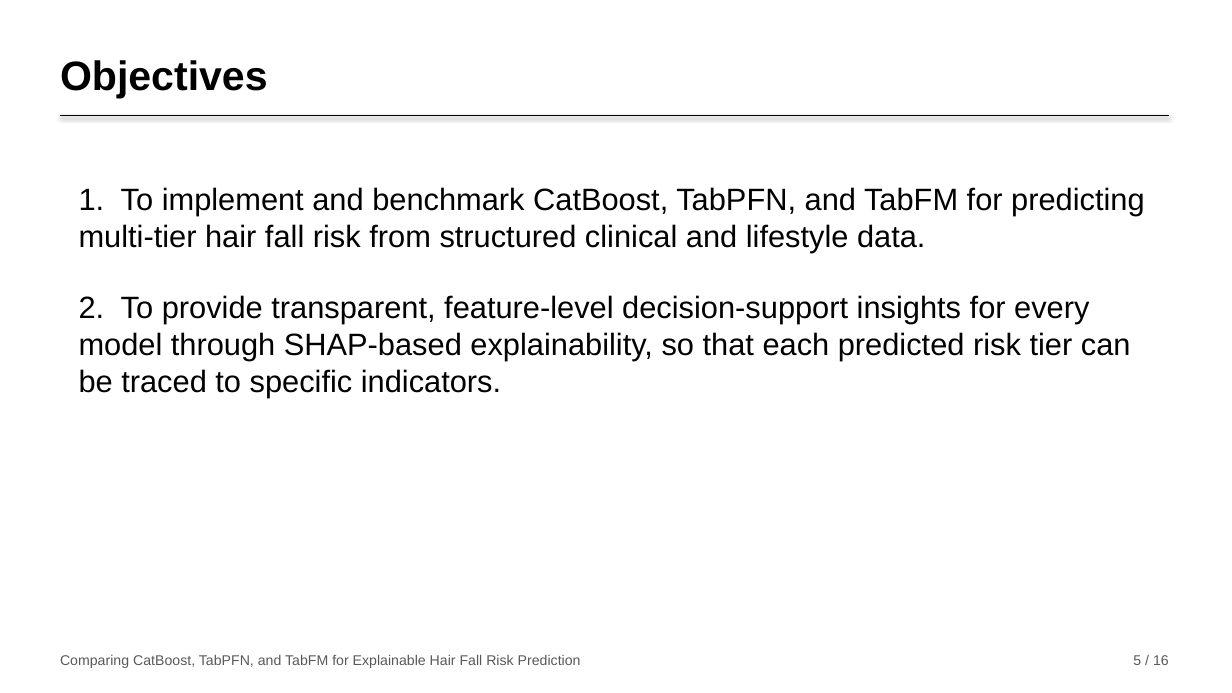
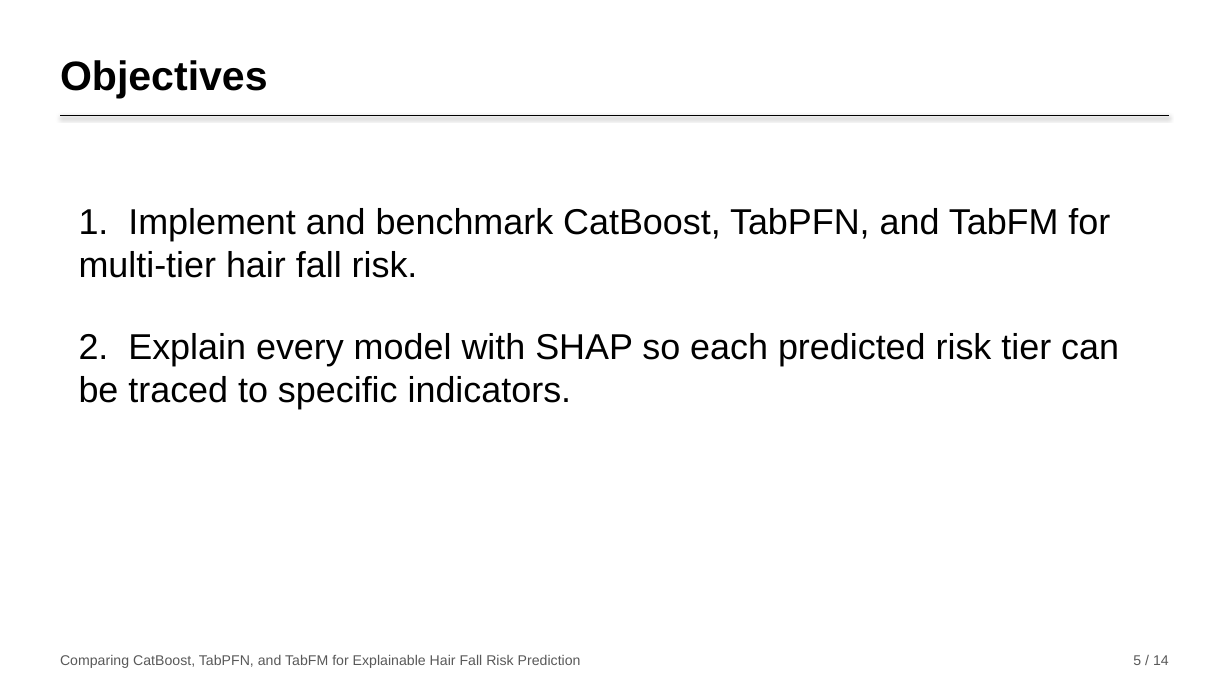
Before and after one commit to nirajanS1211/Hairfall-Thesis, a slide deck: slide 5 of Thesis_Final/Presentation/Hairfall_Presentation.pptx. Drawn at 1232x693 pixels with LibreOffice and Linux fonts; fonts in the diff are those of the drawing. Boxes give left, top, right and bottom in pixels: in the first picture for what was removed or moved away, otherwise in the second. Text is boxed around its words. In the diff, an @@ line names an element or a change of style, - is before the commit and + after.

```diff
--- a/Thesis_Final/Presentation/Hairfall_Presentation.pptx
+++ b/Thesis_Final/Presentation/Hairfall_Presentation.pptx
@@ text at bbox=[79, 208, 1119, 409]: text changed; size 24 to 28 pt @@
-1. To implement and benchmark CatBoost, TabPFN, and TabFM for predicting multi-tier hair fall risk from structured clinical and lifestyle data.
-2. To provide transparent, feature-level decision-support insights for every model through SHAP-based explainability, so that each predicted risk tier can be traced to specific indicators.
+1. Implement and benchmark CatBoost, TabPFN, and TabFM for multi-tier hair fall risk.
+2. Explain every model with SHAP so each predicted risk tier can be traced to specific indicators.
@@ text at bbox=[1133, 655, 1169, 665]: text changed @@
-5 / 16
+5 / 14
```
Also in this commit, not shown: 12 other slides changed, 2 slides removed, 2 other files.
